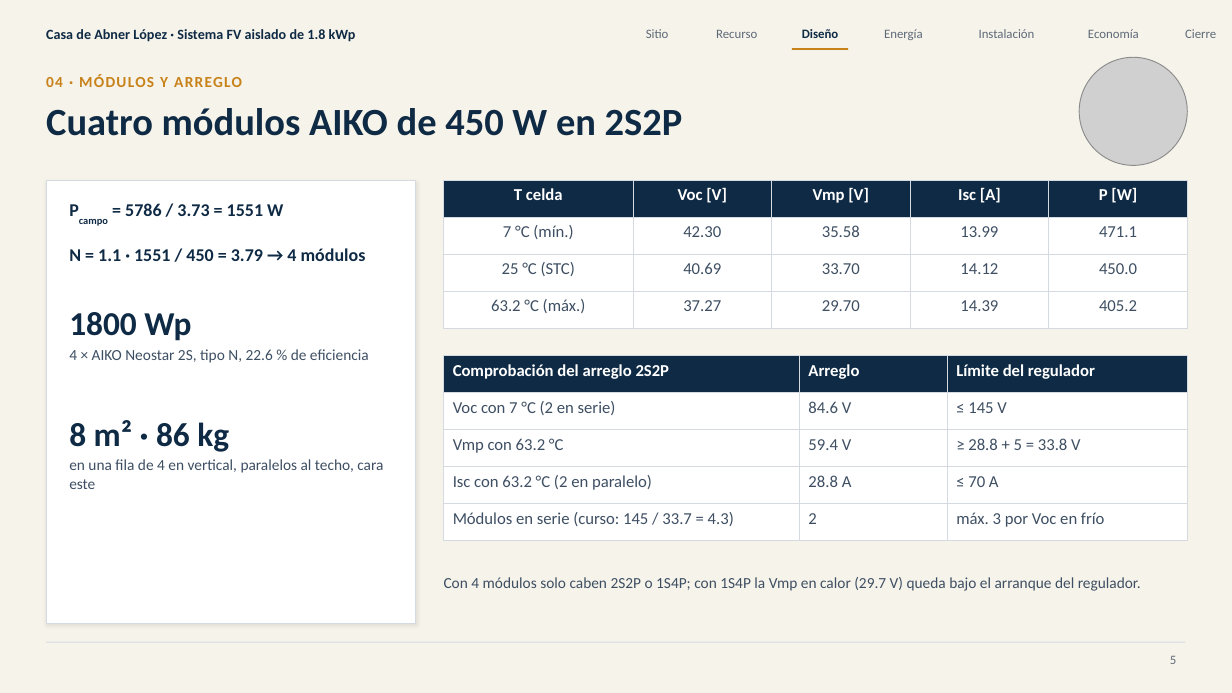
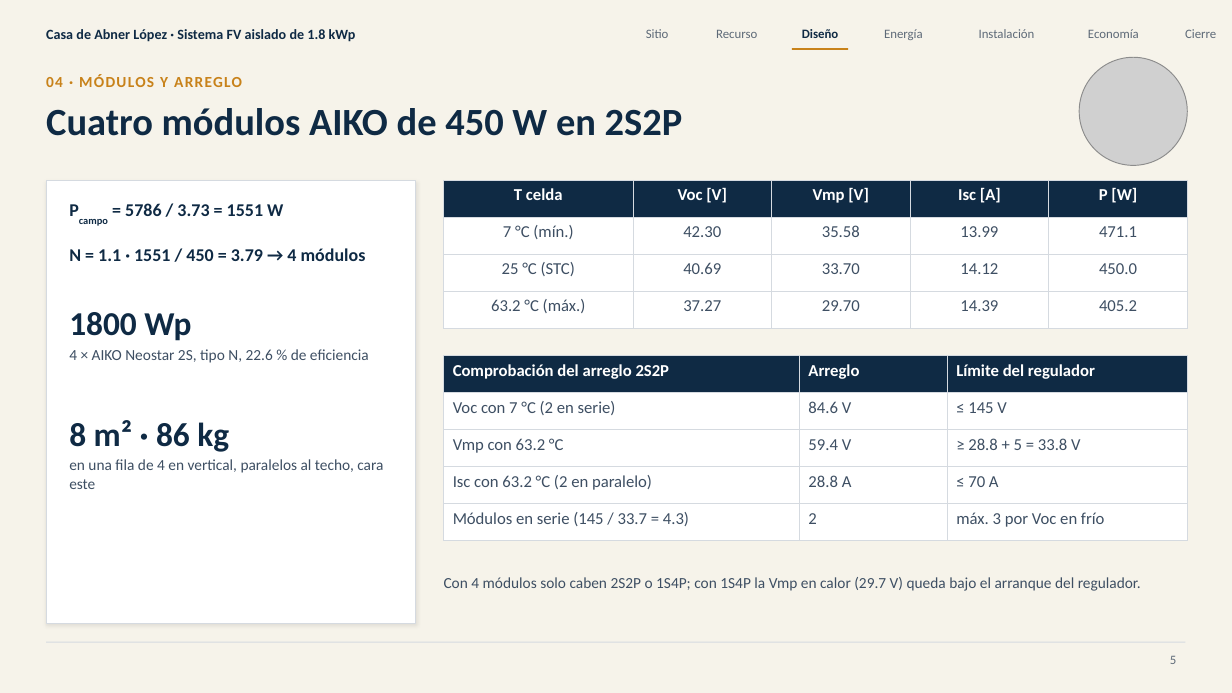
Before and after one commit to Jordis17/PROYECTO-2-FOTOVOLTAICOS, a slide deck: slide 5 of informe/presentacion/Sistema_FV_aislado_Abner_Lopez.pptx. Drawn at 1232x693 pixels with LibreOffice and Linux fonts; fonts in the diff are those of the drawing; grey boxes stand for pictures. Boxes give left, top, right and bottom in pixels: in the first picture for what was removed or moved away, otherwise in the second. Text is boxed around its words. In the diff, an @@ line names an element or a change of style, - is before the commit and + after.

```diff
--- a/informe/presentacion/Sistema_FV_aislado_Abner_Lopez.pptx
+++ b/informe/presentacion/Sistema_FV_aislado_Abner_Lopez.pptx
@@ table at (444,356,1188,531) @@
-row 5, column 1: Módulos en serie (curso: 145 / 33.7 = 4.3)
+row 5, column 1: Módulos en serie (145 / 33.7 = 4.3)
```
Also in this commit, not shown: 2 other slides changed, 9 other files.
